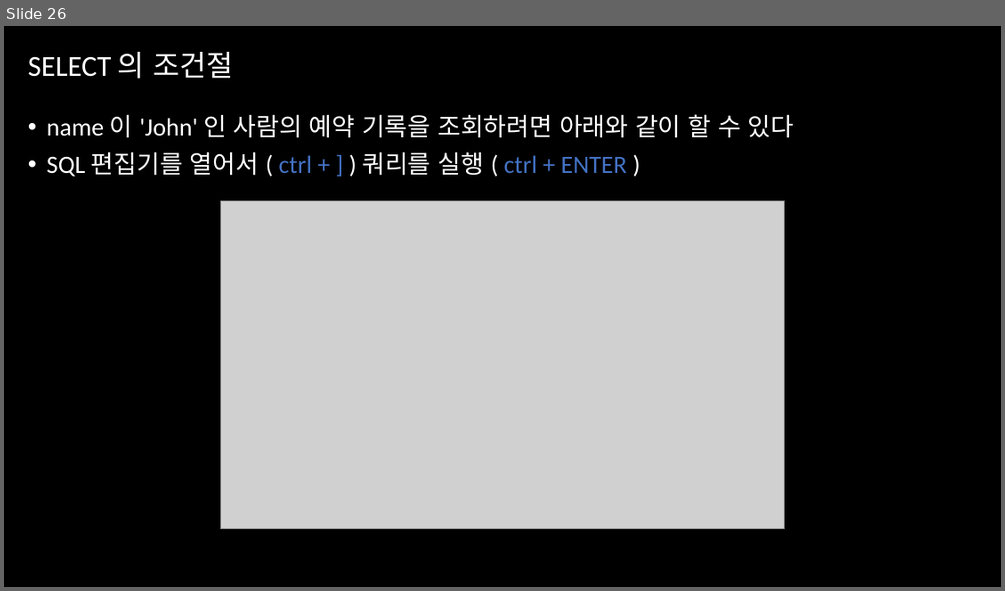
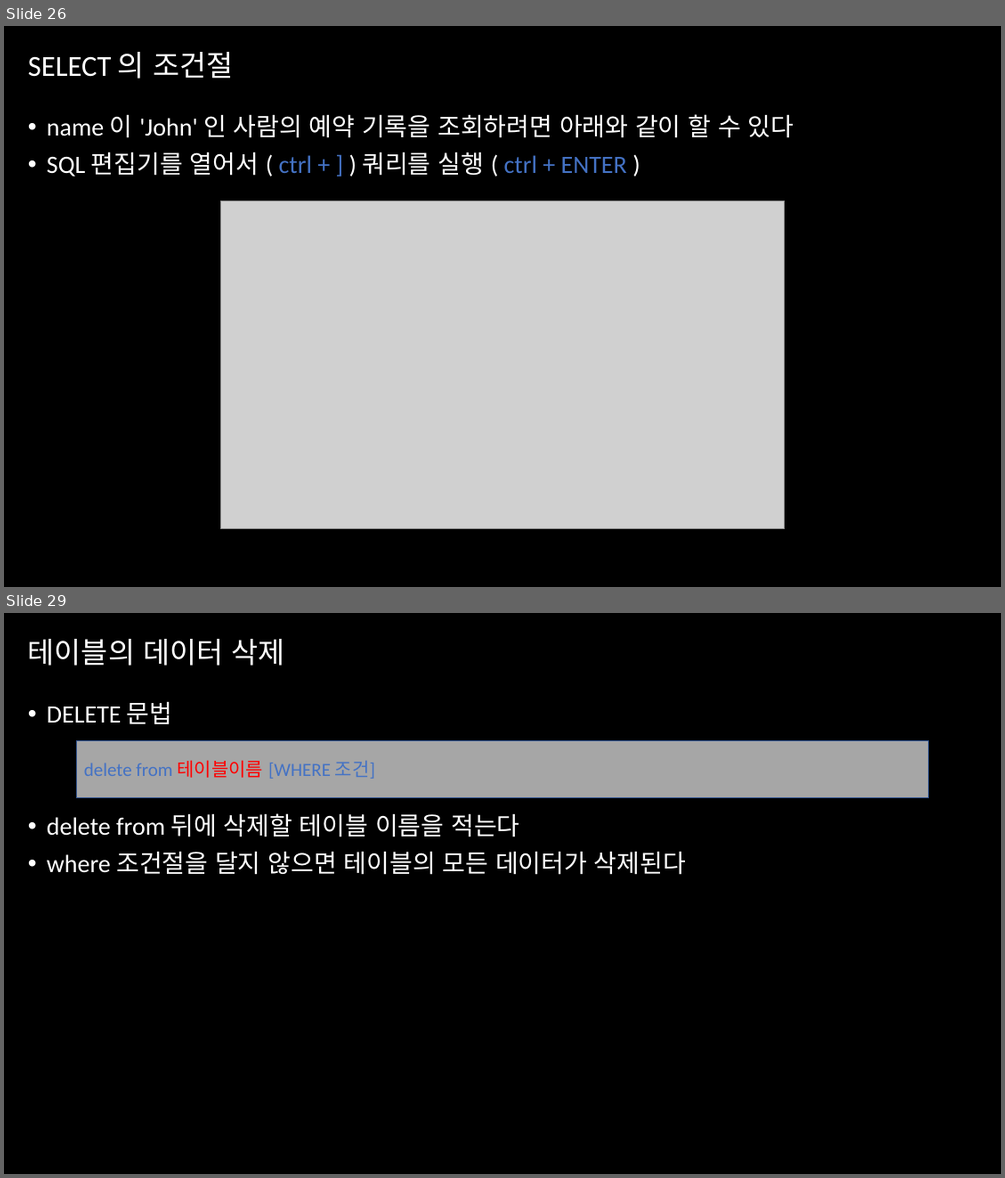
Before and after one commit to percussive86/ws, a slide deck: docs/22_데이터베이스.pptx. Shown one above the other, each under a label of ours: slide 26 before the commit, slides 26 and 29 after it; the slides between them are not shown. The pictures are 1005x591 and 1005x1178 pixels, drawn with LibreOffice and Linux fonts; fonts in the diff are those of the drawing; grey boxes stand for pictures. Boxes give left, top, right and bottom in pixels: in the first picture for what was removed or moved away, otherwise in the second. Text is boxed around its words. In the diff, an @@ line names an element or a change of style, - is before the commit and + after.

Commit message:
강의자료 업데이트

```diff
--- a/docs/22_데이터베이스.pptx
+++ b/docs/22_데이터베이스.pptx
@@ slide 29 added at <box>4,613,1001,1174</box>, background #000000 @@
@@ title added at <box>28,639,284,666</box>, 28 pt, text #FFFFFF @@
+테이블의 데이터 삭제
@@ text added at <box>47,701,686,875</box>, 24 pt, text #FFFFFF @@
+• DELETE 문법
+• delete from 뒤에 삭제할 테이블 이름을 적는다
+• where 조건절을 달지 않으면 테이블의 모든 데이터가 삭제된다
@@ rectangle added at <box>77,741,928,798</box>, fill #A6A6A6, outline #325491 1 pt, 18 pt, text #4472C4 @@
+delete from 테이블이름 [WHERE 조건]
```
Also in this commit, not shown: 3 other slides added, 2 other files.
